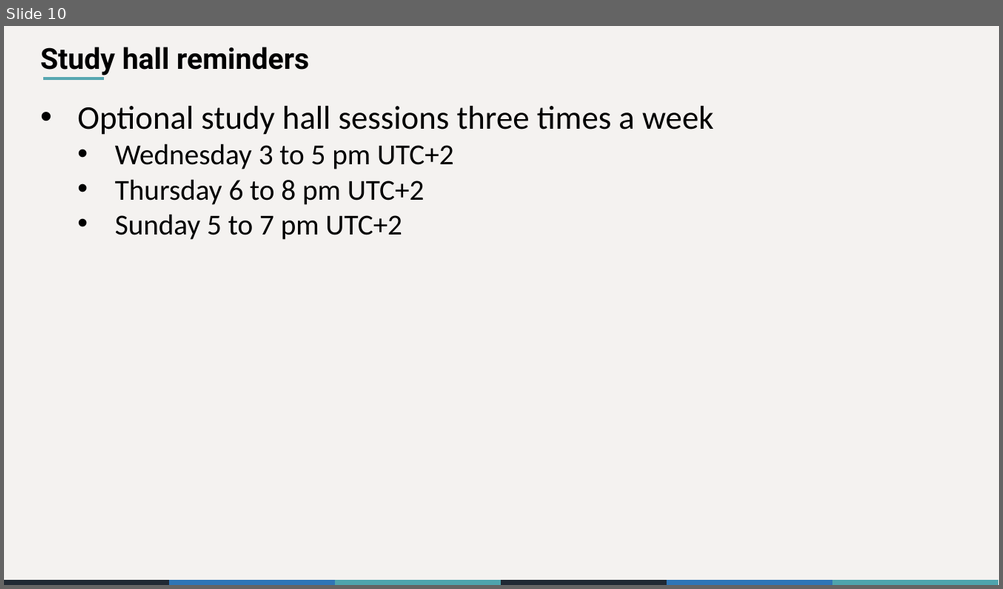
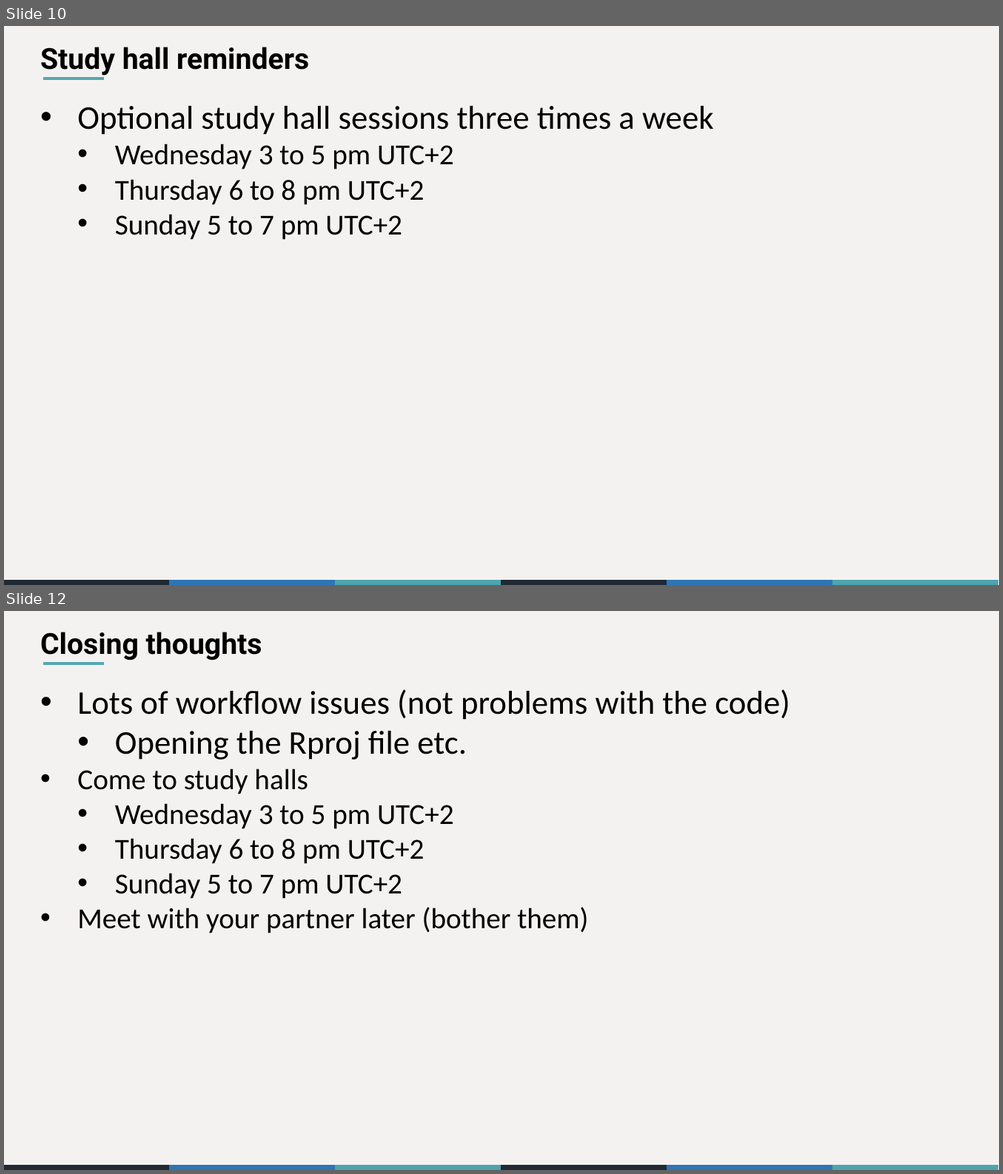
Before and after one commit to the-graph-courses/rbp_cohort_0_materials, a slide deck: week_03/slides/rbp_workshop_03.pptx. Shown one above the other, each under a label of ours: slide 10 before the commit, slides 10 and 12 after it; the slides between them are not shown. The pictures are 1003x589 and 1003x1174 pixels, drawn with LibreOffice and Linux fonts; fonts in the diff are those of the drawing. Boxes give left, top, right and bottom in pixels: in the first picture for what was removed or moved away, otherwise in the second. Text is boxed around its words. In the diff, an @@ line names an element or a change of style, - is before the commit and + after.

Commit message:
slides update

```diff
--- a/week_03/slides/rbp_workshop_03.pptx
+++ b/week_03/slides/rbp_workshop_03.pptx
@@ slide 12 added at box(4, 611, 999, 1170), background #F4F2F0; not listed: 6 template elements that a slide beside it also shows @@
@@ text added at box(40, 632, 262, 660), 28 pt, text #000000, bold @@
+Closing thoughts
@@ line added from (42, 664) to (104, 664), #57A7B1 3 pt @@
@@ text added at box(77, 689, 790, 934), 28 pt, text #000000 @@
+• Lots of workflow issues (not problems with the code)
+  • Opening the Rproj file etc.
+• Come to study halls
+  • Wednesday 3 to 5 pm UTC+2
+  • Thursday 6 to 8 pm UTC+2
+  • Sunday 5 to 7 pm UTC+2
+• Meet with your partner later (bother them)
```
Also in this commit, not shown: 3 other files.
